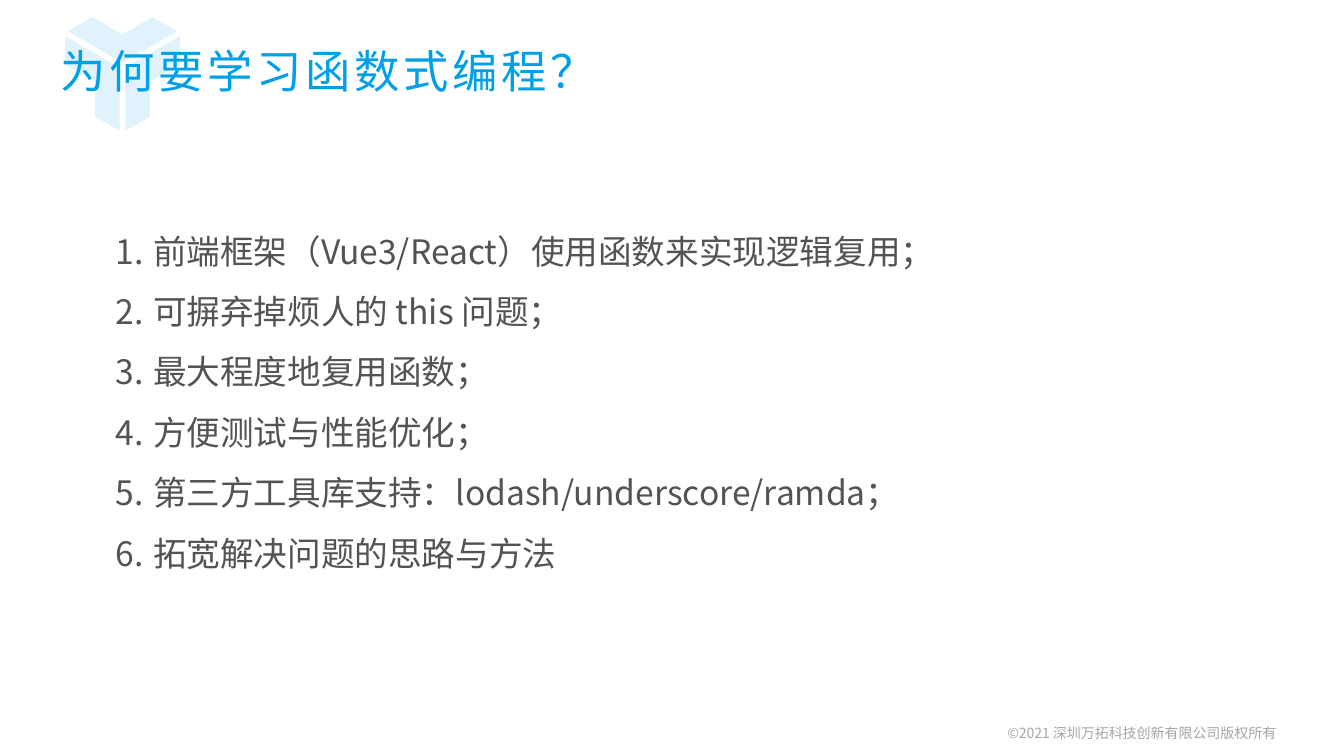
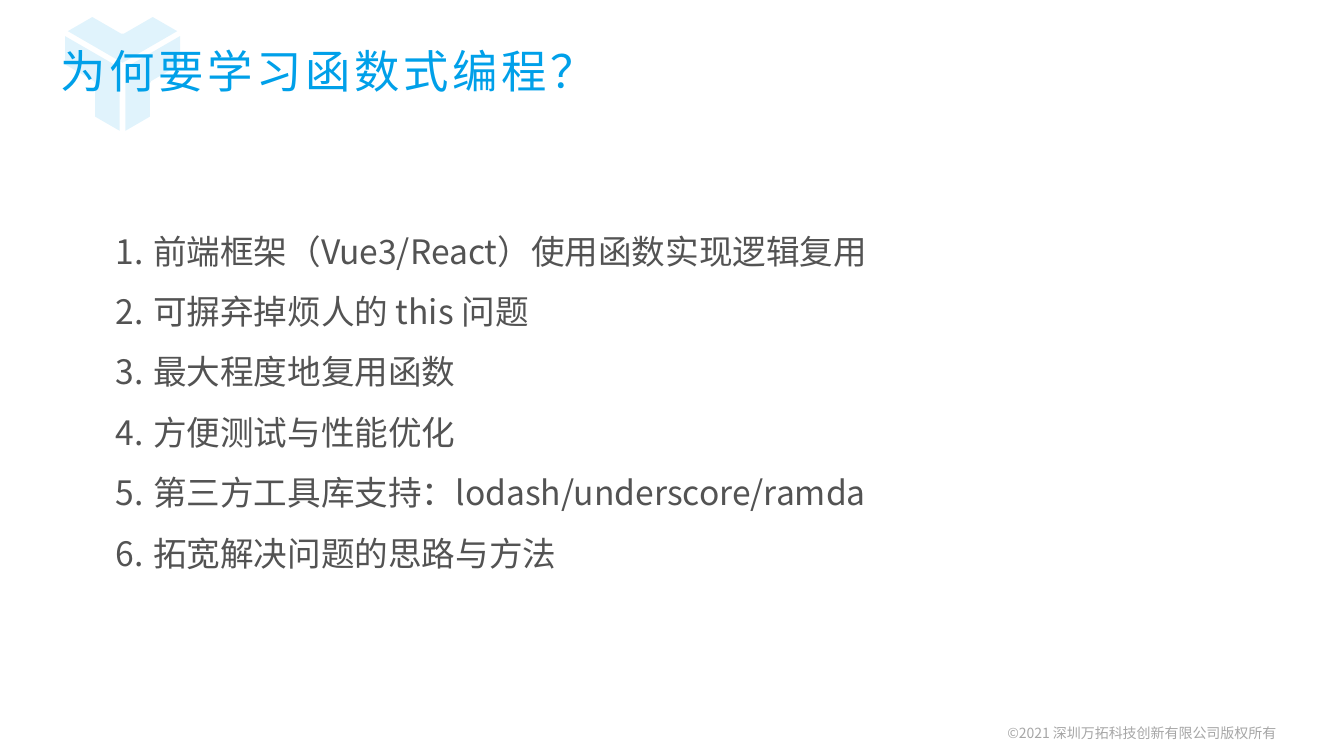
Before and after one commit to ZengLingYong/Blog, a slide deck: slide 4 of 函数编程范式.pptx. Drawn at 1344x756 pixels with LibreOffice and Linux fonts; fonts in the diff are those of the drawing; background and template pictures are left out. Boxes give left, top, right and bottom in pixels: in the first picture for what was removed or moved away, otherwise in the second. Text is boxed around its words. In the diff, an @@ line names an element or a change of style, - is before the commit and + after.

```diff
--- a/函数编程范式.pptx
+++ b/函数编程范式.pptx
@@ text at (153,235,867,511): text changed @@
-1. 前端框架（Vue3/React）使用函数来实现逻辑复用；
-2. 可摒弃掉烦人的 this 问题；
-3. 最大程度地复用函数；
-4. 方便测试与性能优化；
-5. 第三方工具库支持：lodash/underscore/ramda；
+1. 前端框架（Vue3/React）使用函数实现逻辑复用
+2. 可摒弃掉烦人的 this 问题
+3. 最大程度地复用函数
+4. 方便测试与性能优化
+5. 第三方工具库支持：lodash/underscore/ramda
```
Also in this commit, not shown: 14 other slides changed.
